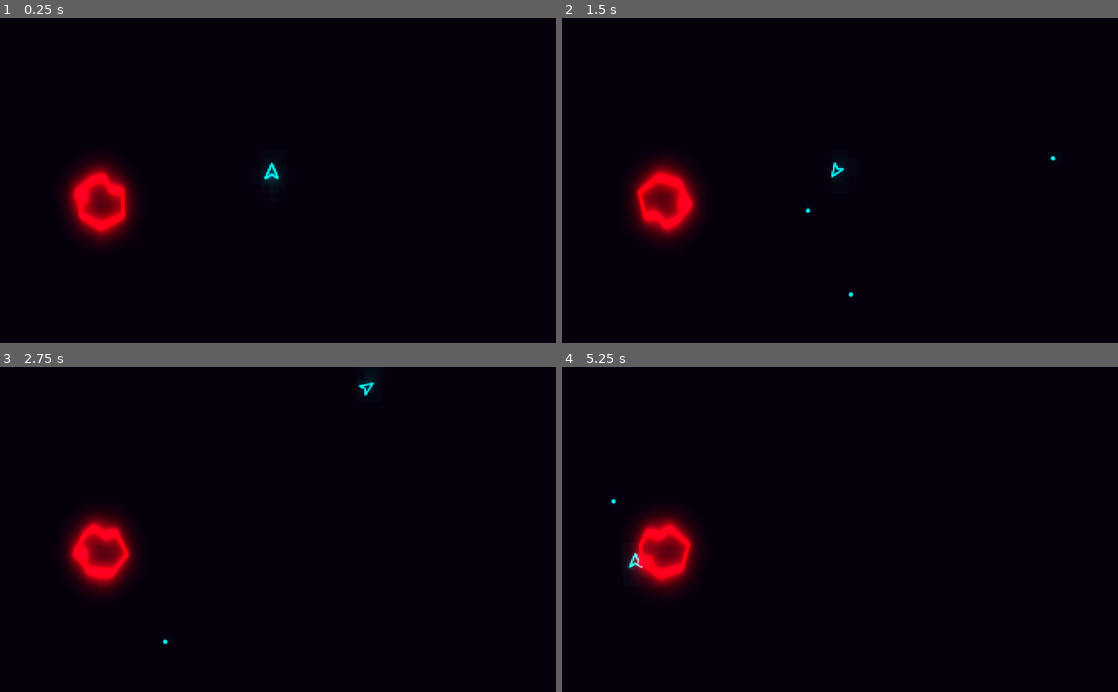
Above: before the commit, frames 1-4 (two rows, left to right).
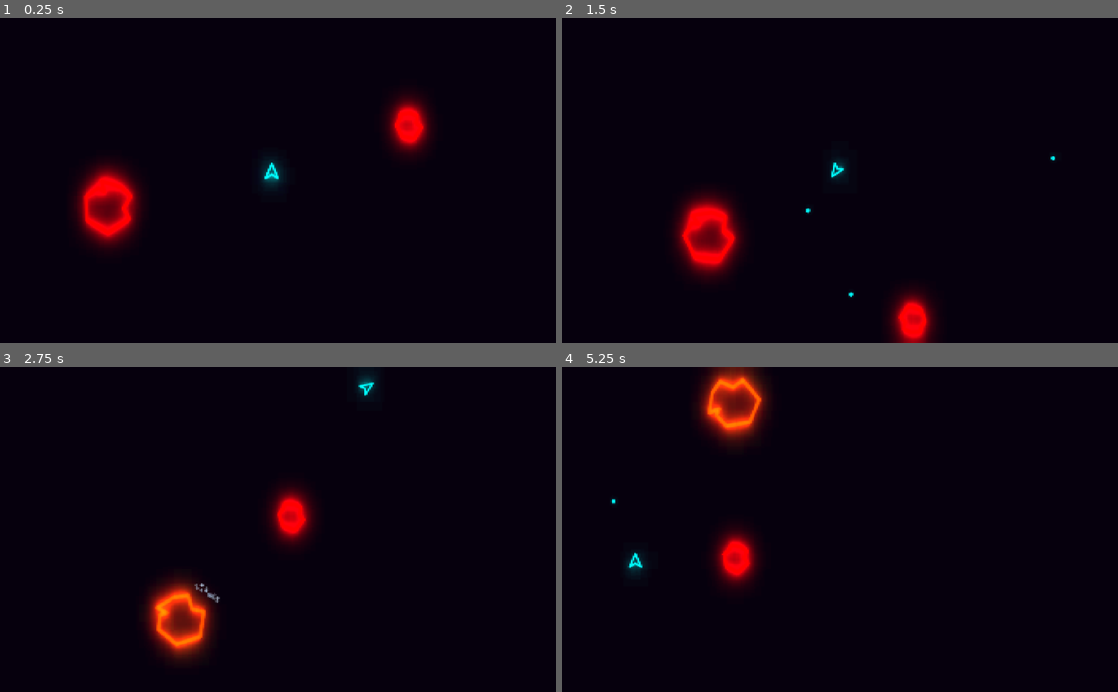
Above: after the commit, the same moments.

Repository: SanderVanhove/asteroidbelt
Game: Godot game, scene res://Screens/World/World.tscn
The game is run twice, just before and just after one commit, with the same random seed, the same clock (stepped at 60 frames per second) and the same inputs.
Inputs:
- Up to frame 1 (0.25 s): no input
- Up to frame 2 (1.5 s): hold Right (ui_right) 0.53-1.28 s; hold Space (fire) 0.53-1.28 s; hold Down (ui_down) from 1.28 s (still down); tap Space (fire) at 1.35 s
- Up to frame 3 (2.75 s): release Down (ui_down) at 2.03 s; hold Right (ui_right) from 2.03 s (still down); hold Space (fire) from 2.03 s (still down)
- Up to frame 4 (5.25 s): release Right (ui_right) at 2.78 s; release Space (fire) at 2.78 s; hold Up (ui_up) 2.78-3.53 s; tap Space (fire) at 2.85, 4.35 s; hold Space (fire) 3.53-4.28 s; hold Left (ui_left) 3.53-5.03 s; hold Down (ui_down) from 5.03 s (still down); hold Space (fire) from 5.03 s (still down)

The runs differ from the first frame. In frame 1, 3.6% of the frame differs, in the area x 11-78%, y 23-71%; in frame 2, 6.2%; in frame 3, 6.9%, in the area x 11-67%, y 3-92%; in frame 4, 6.6%.

Commit message:
Make boulders explode

Diff:
--- a/Screens/World/World.tscn
+++ b/Screens/World/World.tscn
@@ -45,10 +45,9 @@
 [node name="World" type="Node2D"]
 script = ExtResource( 3 )
 
-[node name="Player" parent="." instance=ExtResource( 1 )]
-position = Vector2( 500.435, 287.675 )
+[node name="CanvasLayer" type="CanvasLayer" parent="."]
 
-[node name="ColorRect" type="ColorRect" parent="."]
+[node name="ColorRect" type="ColorRect" parent="CanvasLayer"]
 material = SubResource( 2 )
 margin_right = 1024.0
 margin_bottom = 600.0
@@ -57,8 +56,15 @@
 "_edit_use_anchors_": false
 }
 
+[node name="Player" parent="." instance=ExtResource( 1 )]
+position = Vector2( 500.435, 287.675 )
+
 [node name="WorldEnvironment" type="WorldEnvironment" parent="."]
 environment = SubResource( 3 )
 
 [node name="Boulder" parent="." instance=ExtResource( 2 )]
 position = Vector2( 187.012, 338.93 )
+
+[node name="Boulder2" parent="." instance=ExtResource( 2 )]
+position = Vector2( 773.707, 251.119 )
+is_small = true
--- a/Things/Boulder/Boulder.gd
+++ b/Things/Boulder/Boulder.gd
@@ -1,19 +1,50 @@
 extends RigidBody2D
+class_name Boulder
 
 
-const MAX_SPEED: float = 0.0
+var CollisionParticlesClass = preload("res://Things/Boulder/CollisionParticles.tscn")
+
+
+var big_sprites: Array = [
+	preload("res://Things/Boulder/Big_Boulder.png"),
+	preload("res://Things/Boulder/Big_Boulder2.png")
+]
+
+var small_sprites: Array = [
+	preload("res://Things/Boulder/Small_boulder.png"),
+	preload("res://Things/Boulder/Small_boulder2.png")
+]
+
+
+const MAX_SPEED: float = 300.0
+
+
+export(bool) var is_small: bool = false
+var is_hit: bool = false
+var initial_impulse: Vector2
 
 
 onready var _wrap_around: WrapAround = $WrapAround
+onready var _sprite: Sprite = $Visual/Sprite
 
 
 func _ready() -> void:
+	is_hit = is_small
+	#_sprite.self_modulate = Color.red
+
 	randomize()
 
+	_sprite.texture = big_sprites[int(floor(rand_range(0, 2)))] if not is_small else small_sprites[int(floor(rand_range(0, 2)))]
+
+	rotate(randf())
 	angular_velocity = randf() * 5
+
+	if is_small: _wrap_around.margin = 20
+
+	linear_velocity = Vector2.ZERO
 	apply_impulse(Vector2(0, 0), Vector2(
-		rand_range(-200, 200),
-		rand_range(-200, 200)
+		rand_range(-300, 300),
+		rand_range(-300, 300)
 	).clamped(MAX_SPEED))
 
 
@@ -22,4 +53,25 @@
 
 
 func got_hit(hitting_object: Node2D) -> void:
-	apply_central_impulse(Vector2(0, -50).rotated(hitting_object.rotation))
+	apply_central_impulse(Vector2(0, -100).rotated(hitting_object.rotation))
+
+	if is_hit:
+		var collision_particles = CollisionParticlesClass.instance()
+		collision_particles.global_transform = global_transform
+		get_parent().add_child(collision_particles)
+		if is_small: collision_particles.scale *= .5
+
+		if not is_small:
+			for i in range(randi() % 2 + 2):
+				var new_boulder: Boulder = self.duplicate()
+				new_boulder.is_small = true
+				get_parent().add_child(new_boulder)
+
+		queue_free()
+
+	is_hit = true
+	_sprite.self_modulate = Color(1, .2, 0)
+
+
+func _on_CollisionTimer_timeout() -> void:
+	set_collision_layer_bit(0, true)
--- a/Things/Boulder/Boulder.tscn
+++ b/Things/Boulder/Boulder.tscn
@@ -7,6 +7,7 @@
 [node name="Boulder" type="RigidBody2D" groups=[
 "boulder",
 ]]
+collision_layer = 0
 gravity_scale = 0.0
 linear_damp = 0.0
 angular_damp = 0.0
@@ -15,13 +16,19 @@
 [node name="Visual" type="Node2D" parent="."]
 
 [node name="Sprite" type="Sprite" parent="Visual"]
+self_modulate = Color( 1, 0, 0, 1 )
 texture = ExtResource( 1 )
+
+[node name="WrapAround" type="Node" parent="."]
+script = ExtResource( 3 )
+margin = 50
+is_rigid_body = true
 
 [node name="CollisionPolygon2D" type="CollisionPolygon2D" parent="."]
 visible = false
 polygon = PoolVector2Array( -19.9081, -40.2053, 2.03696, -26.7551, 20.9145, -37.3737, 46.871, 0.853203, 24.454, 40.024, -18.9642, 40.9679, -34.0662, 19.2588, -30.7627, 9.34807, -46.1006, 12.8876, -37.8417, -22.2717 )
 
-[node name="WrapAround" type="Node" parent="."]
-script = ExtResource( 3 )
-margin = 50
-is_rigid_body = true
+[node name="CollisionTimer" type="Timer" parent="."]
+wait_time = 0.2
+
+[connection signal="timeout" from="CollisionTimer" to="." method="_on_CollisionTimer_timeout"]
--- /dev/null
+++ b/Things/Boulder/CollisionParticles.gd
@@ -0,0 +1,6 @@
+extends CollisionParticles
+
+
+
+func _ready() -> void:
+	$AnimationPlayer.play("explode")
--- /dev/null
+++ b/Things/Boulder/CollisionParticles.tscn
@@ -0,0 +1,62 @@
+[gd_scene load_steps=6 format=2]
+
+[ext_resource path="res://Things/Boulder/CollisionParticles.gd" type="Script" id=1]
+[ext_resource path="res://Things/Boulder/explosionring.png" type="Texture" id=2]
+
+[sub_resource type="Curve" id=1]
+max_value = 5.0
+_data = [ Vector2( 0.0174419, 5 ), 0.0, 0.0, 0, 0, Vector2( 1, 0.895455 ), 0.0, 0.0, 0, 0 ]
+
+[sub_resource type="Gradient" id=2]
+colors = PoolColorArray( 10, 0, 0, 1, 1, 0, 0, 0.423529 )
+
+[sub_resource type="Animation" id=3]
+resource_name = "explode"
+tracks/0/type = "value"
+tracks/0/path = NodePath("Sprite:scale")
+tracks/0/interp = 1
+tracks/0/loop_wrap = true
+tracks/0/imported = false
+tracks/0/enabled = true
+tracks/0/keys = {
+"times": PoolRealArray( 0, 0.5 ),
+"transitions": PoolRealArray( 1, 1 ),
+"update": 0,
+"values": [ Vector2( 0.0775862, 0.0775862 ), Vector2( 3.25, 3.25 ) ]
+}
+tracks/1/type = "value"
+tracks/1/path = NodePath("Sprite:modulate")
+tracks/1/interp = 1
+tracks/1/loop_wrap = true
+tracks/1/imported = false
+tracks/1/enabled = true
+tracks/1/keys = {
+"times": PoolRealArray( 0, 0.5 ),
+"transitions": PoolRealArray( 1, 1 ),
+"update": 0,
+"values": [ Color( 5, 0, 0, 0.8 ), Color( 1, 0, 0, 0 ) ]
+}
+
+[node name="CollisionParticles" type="CPUParticles2D"]
+emitting = false
+amount = 100
+lifetime = 0.5
+one_shot = true
+explosiveness = 0.77
+spread = 180.0
+gravity = Vector2( 0, 0 )
+initial_velocity = 139.78
+initial_velocity_random = 0.2
+scale_amount_curve = SubResource( 1 )
+color_ramp = SubResource( 2 )
+hue_variation = 0.04
+hue_variation_random = 0.82
+script = ExtResource( 1 )
+
+[node name="Sprite" type="Sprite" parent="."]
+modulate = Color( 1, 1, 1, 0 )
+scale = Vector2( 3.25, 3.25 )
+texture = ExtResource( 2 )
+
+[node name="AnimationPlayer" type="AnimationPlayer" parent="."]
+anims/explode = SubResource( 3 )
--- a/Things/Bullet/Bullet.tscn
+++ b/Things/Bullet/Bullet.tscn
@@ -12,7 +12,7 @@
 [node name="Visual" type="Node2D" parent="."]
 
 [node name="Sprite" type="Sprite" parent="Visual"]
-modulate = Color( 1.5, 1.5, 1.5, 1 )
+modulate = Color( 4, 4, 4, 1 )
 scale = Vector2( 1.63405, 1.63405 )
 texture = ExtResource( 2 )
 
--- a/Things/Bullet/CollisionParticles.gd
+++ b/Things/Bullet/CollisionParticles.gd
@@ -1,4 +1,5 @@
 extends CPUParticles2D
+class_name CollisionParticles
 
 
 func _ready() -> void:
--- a/Things/Player/Player.gd
+++ b/Things/Player/Player.gd
@@ -16,6 +16,7 @@
 onready var _truster_sprite: Sprite = $Visual/TrusterSprite
 onready var _tween: Tween = $Tween
 onready var _truster_flare_tween: Tween = $TrusterFlareTween
+onready var _truster_particles: CPUParticles2D = $TrusterParticles
 onready var _visuals: Node2D = $Visual
 onready var _fire_timer: Timer = $FireTimer
 onready var _wrap_around = $WrapAround
@@ -69,6 +70,8 @@
 		_tween.interpolate_property(_truster_sprite, "scale:y", _truster_sprite.scale.y, 1, time)
 		_tween.start()
 
+		_truster_particles.emitting = true
+
 		yield(get_tree().create_timer(time), "timeout")
 
 		if not Input.is_action_pressed("ui_up"):
@@ -82,6 +85,8 @@
 		_tween.interpolate_property(_truster_sprite, "modulate:a", _truster_sprite.modulate.a, 0, time)
 		_tween.interpolate_property(_truster_sprite, "scale:y", _truster_sprite.scale.y, 0, time)
 		_tween.start()
+
+		_truster_particles.emitting = false
 
 
 func handle_firing() -> void:
--- a/Things/Player/Player.tscn
+++ b/Things/Player/Player.tscn
@@ -8,6 +8,9 @@
 [sub_resource type="CapsuleShape2D" id=1]
 radius = 8.01157
 height = 11.5106
+
+[sub_resource type="Gradient" id=2]
+colors = PoolColorArray( 5, 0.59, 0, 1, 1, 1, 1, 0 )
 
 [node name="Player" type="KinematicBody2D"]
 script = ExtResource( 2 )
@@ -46,4 +49,15 @@
 wait_time = 0.3
 one_shot = true
 
+[node name="TrusterParticles" type="CPUParticles2D" parent="."]
+position = Vector2( 0, 20 )
+z_index = -1
+emitting = false
+local_coords = false
+emission_shape = 1
+emission_sphere_radius = 4.87
+gravity = Vector2( 0, 0 )
+scale_amount = 2.0
+color_ramp = SubResource( 2 )
+
 [connection signal="timeout" from="FireTimer" to="." method="_on_FireTimer_timeout"]
--- a/project.godot
+++ b/project.godot
@@ -9,10 +9,20 @@
 config_version=4
 
 _global_script_classes=[ {
+"base": "RigidBody2D",
+"class": "Boulder",
+"language": "GDScript",
+"path": "res://Things/Boulder/Boulder.gd"
+}, {
 "base": "Area2D",
 "class": "Bullet",
 "language": "GDScript",
 "path": "res://Things/Bullet/Bullet.gd"
+}, {
+"base": "CPUParticles2D",
+"class": "CollisionParticles",
+"language": "GDScript",
+"path": "res://Things/Bullet/CollisionParticles.gd"
 }, {
 "base": "Node",
 "class": "WrapAround",
@@ -20,7 +30,9 @@
 "path": "res://Utils/WrapAround.gd"
 } ]
 _global_script_class_icons={
+"Boulder": "",
 "Bullet": "",
+"CollisionParticles": "",
 "WrapAround": ""
 }
 
Binary file changed: Things/Boulder/Big_Boulder.png
Binary file added: Things/Boulder/Big_Boulder2.png
Not shown, added: Things/Boulder/Big_Boulder2.png.import
Binary file added: Things/Boulder/Small_boulder.png
Not shown, added: Things/Boulder/Small_boulder.png.import
Binary file added: Things/Boulder/Small_boulder2.png
Not shown, added: Things/Boulder/Small_boulder2.png.import
Binary file added: Things/Boulder/explosionring.png
Not shown, added: Things/Boulder/explosionring.png.import
Not shown: 1 places in Things/Player/Player.tscn that only renumber resources
Not shown, changed: assets.afdesign
